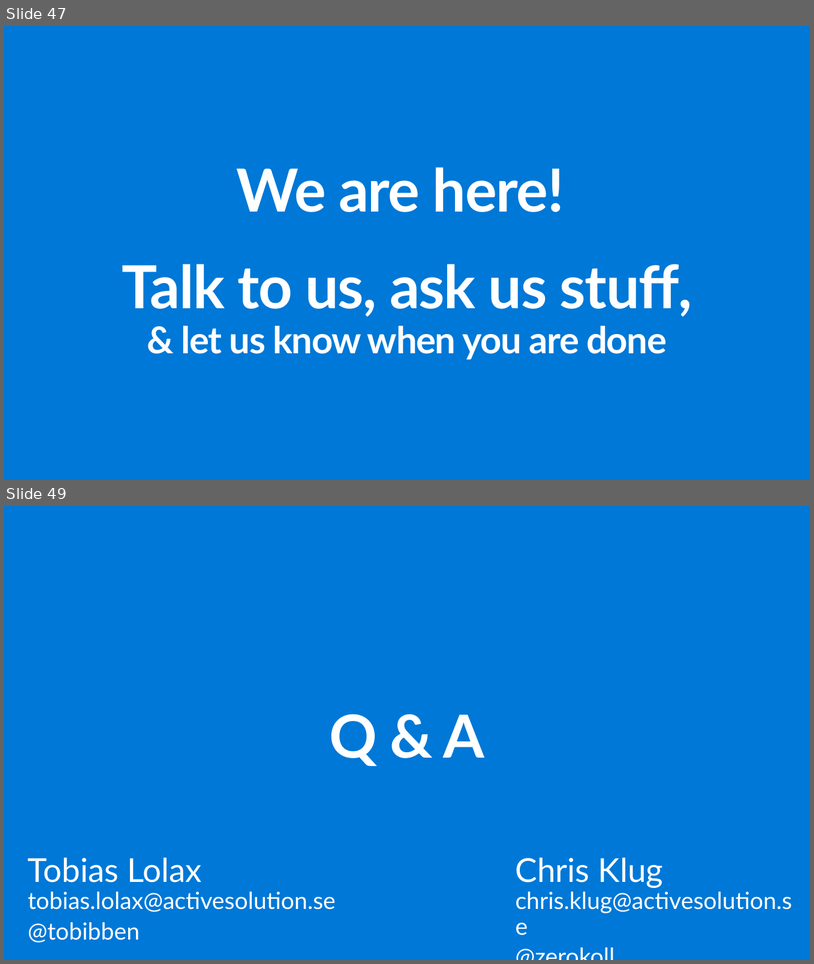
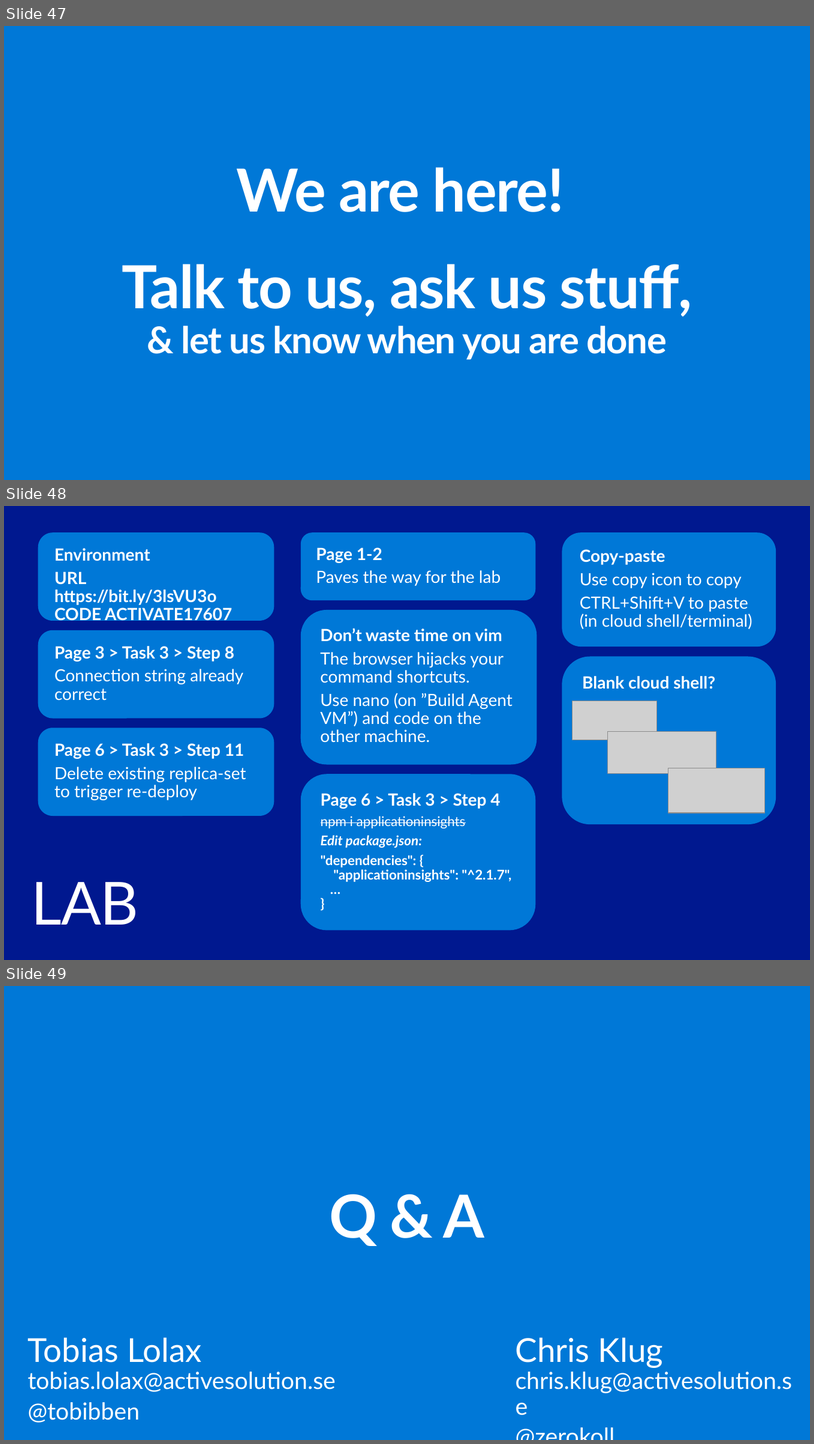
Before and after one commit to ActiveSolution/aiw-cloud-native, a slide deck: AIW Cloud Native.pptx. Shown one above the other, each under a label of ours: slides 47 and 49 before the commit, slides 47, 48 and 49 after it; the slides between them are not shown. The pictures are 814x964 and 814x1444 pixels, drawn with LibreOffice and Linux fonts; fonts in the diff are those of the drawing; grey boxes stand for pictures. Boxes give left, top, right and bottom in pixels: in the first picture for what was removed or moved away, otherwise in the second. Text is boxed around its words. In the diff, an @@ line names an element or a change of style, - is before the commit and + after.

```diff
--- a/AIW Cloud Native.pptx
+++ b/AIW Cloud Native.pptx
@@ slide 48 added at [4, 506, 810, 960], background #00188F @@
@@ rounded rectangle added at [38, 532, 274, 621], fill #0078D7, 20 pt, text #FFFFFF, bold @@
+Environment
+URL https://bit.ly/3lsVU3o
+CODE ACTIVATE17607
@@ rounded rectangle added at [301, 532, 536, 600], fill #0078D7, 20 pt, text #FFFFFF @@
+Page 1-2
+Paves the way for the lab
@@ rounded rectangle added at [563, 532, 777, 646], fill #0078D7, 20 pt, text #FFFFFF @@
+Copy-paste
+Use copy icon to copy
+CTRL+Shift+V to paste (in cloud shell/terminal)
@@ rounded rectangle added at [301, 610, 537, 765], fill #0078D7, 20 pt, text #FFFFFF @@
+Don’t waste time on vim
+The browser hijacks your command shortcuts.
+Use nano (on ”Build Agent VM”) and code on the other machine.
@@ rounded rectangle added at [38, 630, 274, 718], fill #0078D7, 20 pt, text #FFFFFF @@
+Page 3 > Task 3 > Step 8
+Connection string already correct
@@ rounded rectangle added at [38, 727, 274, 816], fill #0078D7, 20 pt, text #FFFFFF @@
+Page 6 > Task 3 > Step 11
+Delete existing replica-set to trigger re-deploy
@@ rounded rectangle added at [301, 774, 536, 930], fill #0078D7, 16 pt, text #FFFFFF, bold @@
+Page 6 > Task 3 > Step 4
+npm i applicationinsights
+Edit package.json:
+"dependencies": {
+"applicationinsights": "^2.1.7",
+…
+}
@@ group added at [563, 657, 777, 824]: 3 pictures, 1 rounded rectangle @@
+Blank cloud shell?
@@ title added at [32, 882, 139, 924], 70.6 pt, text #FFFFFF @@
+LAB
```
Also in this commit, not shown: 1 slide changed, 1 slide removed.
